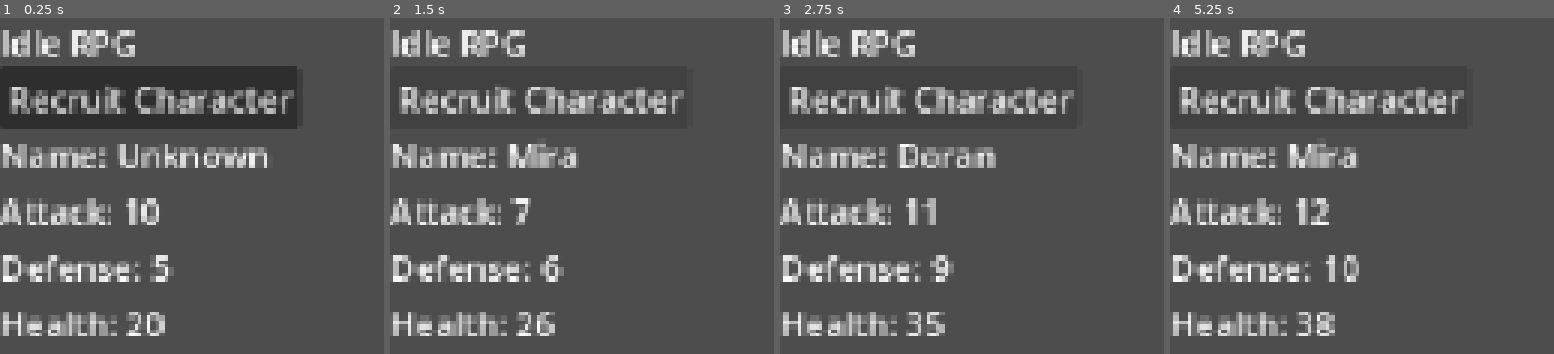
Above: before the commit, frames 1-4 (left to right).
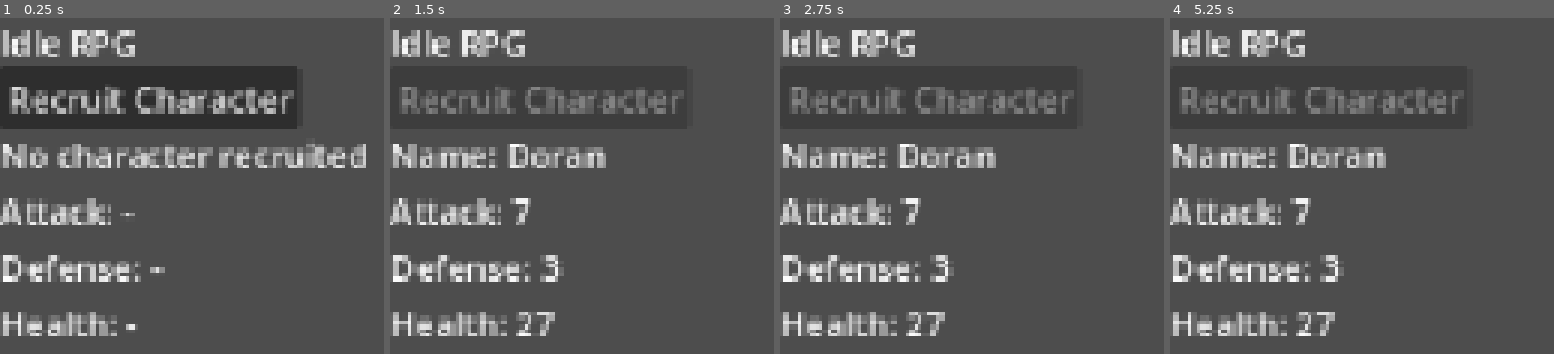
Above: after the commit, the same moments.

Repository: fehudma/godot_projects
Game: Godot game, scene res://Scenes/main.tscn
Same seed, same stepped clock (60 frames per second), same inputs: the game is played once before the commit and once after it.
Inputs (mouse positions are in pixels of both pictures, inside the frame that each line leads up to):
- Up to frame 1 (0.25 s): no input
- Up to frame 2 (1.5 s): click "Recruit Character" at 0.5 s; click (539, 98) at 1.25 s, where only the run before the commit has a clickable "Recruit Character"
- Up to frame 3 (2.75 s): click (929, 98) at 2 s, where only the run before the commit has a clickable "Recruit Character"
- Up to frame 4 (5.25 s): tap Enter at 2.75, 4.25 s; tap Space at 3.5, 5 s

The runs differ from the first frame. In frame 1, 5.2% of the frame differs, in the area x 7-96%, y 37-95%; in frame 2, 5.0%; in frame 3, 4.4%; in frame 4, 6.0%, in the area x 2-77%, y 20-95%.

Commit message:
character data is now a dictionary

Diff:
--- a/Scenes/main.gd
+++ b/Scenes/main.gd
@@ -6,14 +6,26 @@
 	"Doran",
 	"Lysa"
 ]
+
+const MIN_ATTACK: int = 5
+const MAX_ATTACK: int = 15
+
+const MIN_DEFENSE: int = 3
+const MAX_DEFENSE: int = 10
+
+const MIN_HEALTH: int = 20
+const MAX_HEALTH: int = 40
 #=======================VARs
-var character_name: String = "Unknown"
-var attack: int = 10
-var defense: int = 5
-var health: int = 20
-var charcter: Dictionary = {}
+var character: Dictionary = {
+	"name": "Unknown",
+	"attack": 0,
+	"defense": 0,
+	"health": 0
+}
 
+var has_character: bool = false
 #=======================OnReadies
+@onready var recruit_button: Button = $RecruitButton
 @onready var name_label: Label = $VBoxContainer/NameLabel
 @onready var health_label: Label = $VBoxContainer/HealthLabel
 @onready var attack_label: Label = $VBoxContainer/AttackLabel
@@ -24,24 +36,41 @@
 #=======================HELPER FUNCTIONs
 #update ui
 func update_stats_display() -> void:
-	name_label.text = "Name: " + str(character_name)
-	attack_label.text = "Attack: " + str(attack)
-	defense_label.text = "Defense: " + str(defense)
-	health_label.text = "Health: " + str(health)
+	if not has_character:
+		name_label.text = "No character recruited"
+		attack_label.text = "Attack: -"
+		defense_label.text = "Defense: -"
+		health_label.text = "Health: -"
+		return
+
+	name_label.text = "Name: " + str(character["name"])
+	attack_label.text = "Attack: " + str(character["attack"])
+	defense_label.text = "Defense: " + str(character["defense"])
+	health_label.text = "Health: " + str(character["health"])
 
 #character generation
 func generate_character() -> void:
-	character_name = CHARACTER_NAMES.pick_random()
-	health = randi_range(20, 40)
-	attack = randi_range(5, 15)
-	defense = randi_range(3, 10)
+	character["name"] = CHARACTER_NAMES.pick_random()
+	character["health"] = randi_range(MIN_HEALTH, MAX_HEALTH)
+	character["attack"] = randi_range(MIN_ATTACK, MAX_ATTACK)
+	character["defense"] = randi_range(MIN_DEFENSE, MAX_DEFENSE)
+	has_character = true
+	update_recruit_button()
+	print(character)
 
+#recruit button state
+func update_recruit_button() -> void:
+	recruit_button.disabled = has_character
 #=======================INIT
 func _ready() -> void:
 	update_stats_display()
+	update_recruit_button()
 
 
 #=======================SIGNALs
 func _on_recruit_button_pressed() -> void:
+	if has_character:
+		return
+
 	generate_character()
 	update_stats_display()
--- a/Scenes/main.tscn
+++ b/Scenes/main.tscn
@@ -44,5 +44,6 @@
 
 [node name="HealthLabel" type="Label" parent="VBoxContainer" unique_id=253445038]
 layout_mode = 2
+text = "Health: 99"
 
 [connection signal="pressed" from="RecruitButton" to="." method="_on_recruit_button_pressed"]
